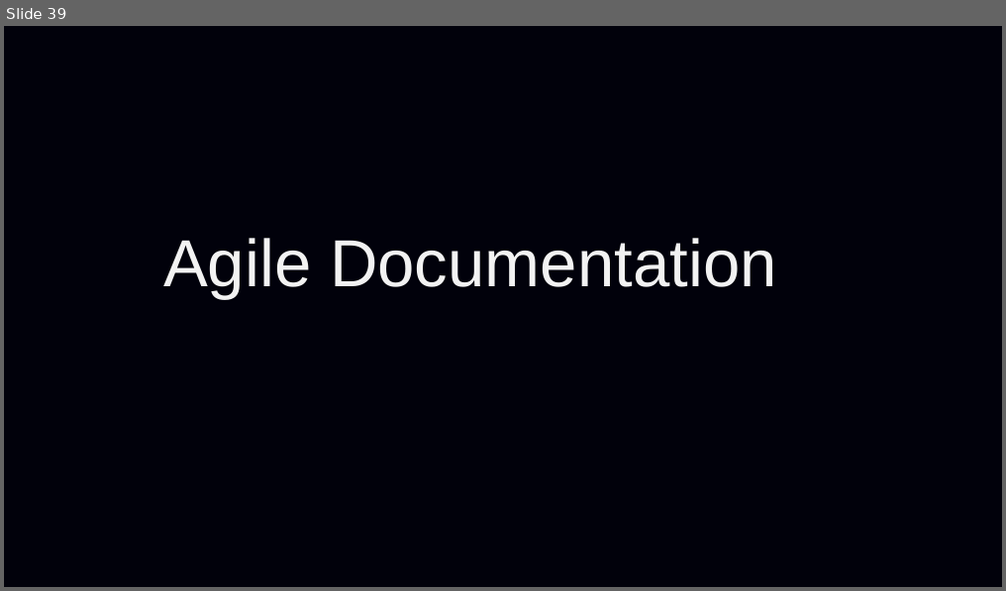
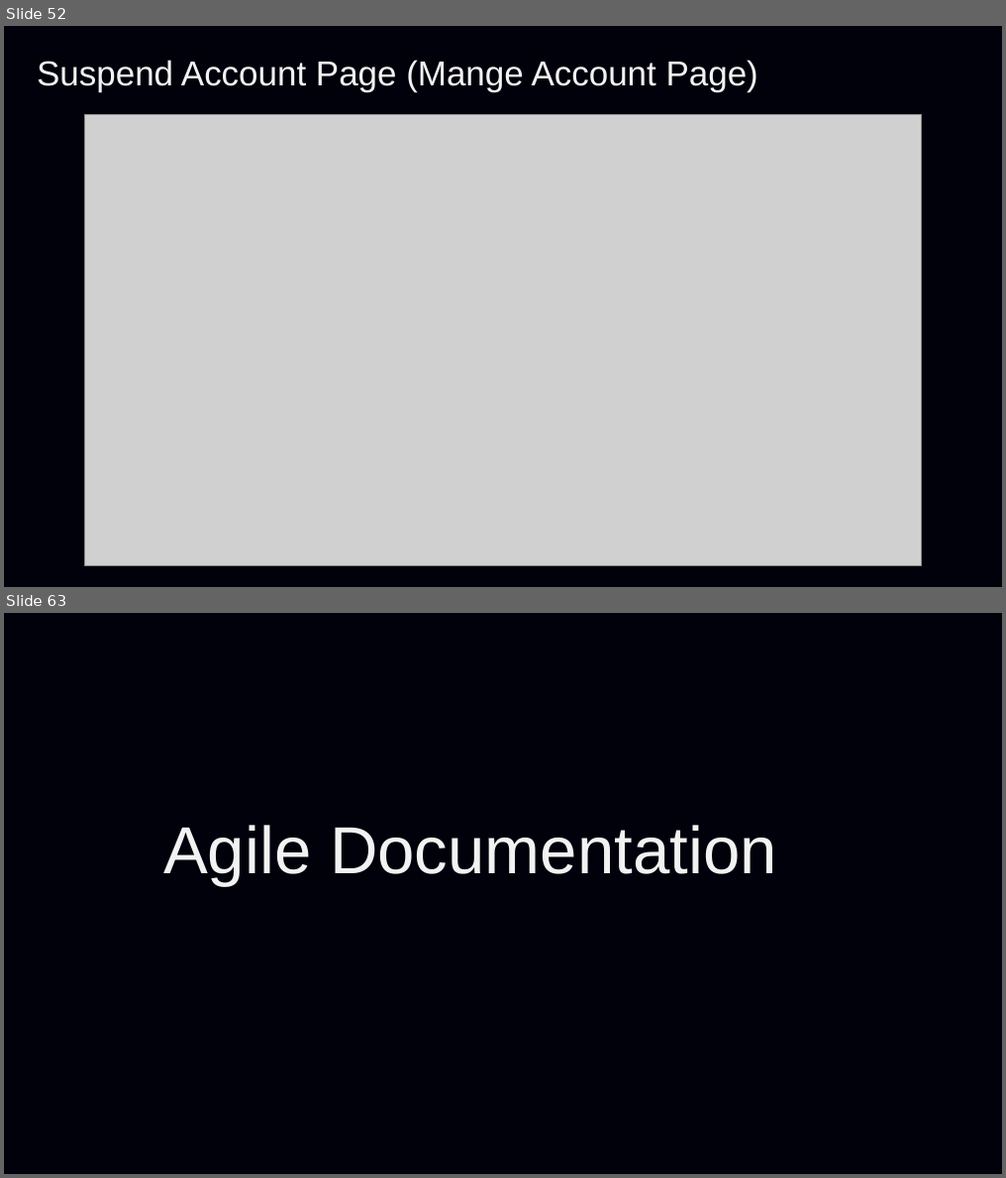
Before and after one commit to Purvarajsinh39/Portify-Automated-Portfolio-Generator, a slide deck: Documentation/Portify.pptx. Shown one above the other, each under a label of ours: slide 39 before the commit, slides 52 and 63 after it; the slides between them are not shown. The pictures are 1006x591 and 1006x1178 pixels, drawn with LibreOffice and Linux fonts; fonts in the diff are those of the drawing; grey boxes stand for pictures; background and template pictures are left out. Boxes give left, top, right and bottom in pixels: in the first picture for what was removed or moved away, otherwise in the second. Text is boxed around its words. In the diff, an @@ line names an element or a change of style, - is before the commit and + after.

```diff
--- a/Documentation/Portify.pptx
+++ b/Documentation/Portify.pptx
@@ slide 52 added at (4,26,1002,587), background picture (left out) @@
@@ text added at (37,60,758,92), 25 pt, text #F2F2F2 @@
+Suspend Account Page (Mange Account Page)
@@ picture added at (85,115,922,566) @@
@@ what was slide 39 is now slide 63 @@
```
Also in this commit, not shown: 3 slides changed, 23 other slides added, 37 other files.
